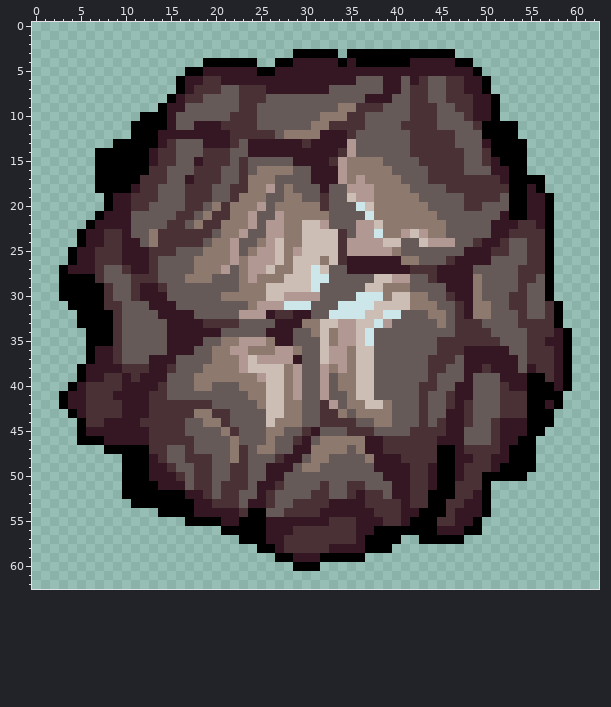
Two states of a pixel-art sprite, Sources/Modules/Yggdrasil/YggdrasilTown/Projectiles/SquamousRollingStone.png. That is the earlier state.
The file is 126x126 pixels, drawn in blocks of 2x2; one block is one cell here.
New version:
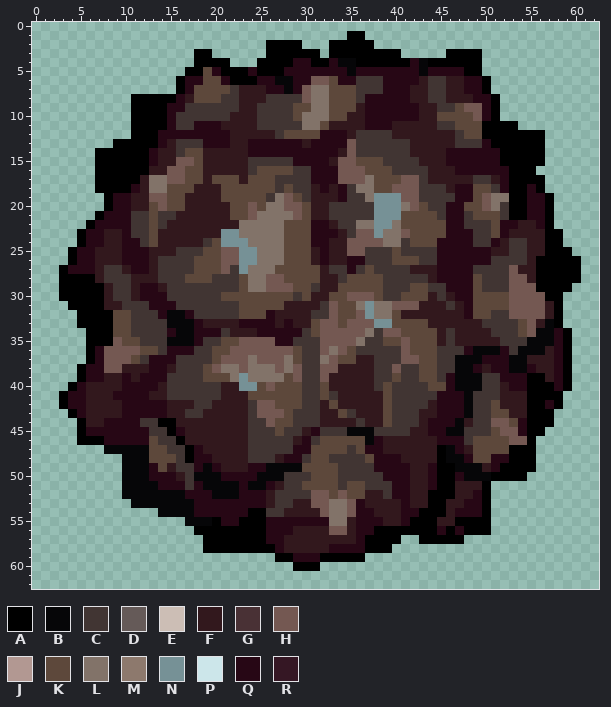
Palette (. is transparent): A #000000  B #060608  C #413533  D #655a58  E #ccbeb5  F #32181d  G #493135  H #745852  J #b29892  K #5d483b  L #827369  M #8d796d  N #769196  P #cce6ea  Q #270715  R #351724
The author wrote: new SquamousRollingStone ball textures.
Changes in this commit:
Changed rows in their new state; - is an unchanged pixel.
first column x 4:
 1 -------------------------------AA------------------------
 2 ----------------------AAAA---AAAAA-----------------------
 3 --------------AA------AAA---.-A------.....-AAA-----------
 4 --------------A---...AA--QQAAQBB------QBAAA--A-----------
 5 ---------------KQAAAQ--AQQQQQQQBQQQQQQQBQQQQA------------
 6 -------------QQKKQAAAQQBBQQHHKQQCCCQQQQFCCFFQQ-----------
 7 -------------QKKKKCFFFQQBQHLLKKKCCCQQQFFCCFFQQ-----------
 8 -------AAAA-QFKKKCCFFFCCCCHLLKKKCQQQQQFFCCFFFQQ----------
 9 -------AAA-QQCCCCCCFFCCCCKKLLKKKFQQQQQQFFCCKHHQ----------
10 -------A---QCCCCCCFFFCCCCKLLLKKFFQQQQQQFFKKKKHQ----------
11 -----------QCCQQQFFFFCCCCCLLKFFFFQQQFFFFFCCKKK-----------
12 ----------QQQQQQQQFFFFFCKKKKQQQFCCCCFFFFFFFCKK----AAA----
13 ----------QFCCCQQQFFQQQQQQFQQQQHCCCCCCFFFFFCCCQ----AA----
14 ---------QFFCKKFFFFFQQQQQQQQQQFHCCCCCCFFFFQQQQQQ---AA----
15 ---------QFFHHKFFFFFCCCCCQQQQFHHKKKCCCCFFFQQQQQQ---AA----
16 ---------FFHHKKFFFFFCKKKKCCQQQHHHKKKCCCCFFFQQQQQQ--A-----
17 --------FLLHHKKFKKKFKKKCCCCQQQHHHLKKKHHCFFFFFCCFQ--------
18 -------QFLLKKKFFFKKKKKKCKCCFQFQCLLKKHHHCCCFQQKKCQ--Q-----
19 -----QQFFHHKKFFFFKKKKKCLHKCFFFQCCLNNNHHCCCCQQKHLL--QQ----
20 -----QQFFKHKKFFFFFKKHKLLHHKFFCCCCCNNNLHKCCQQKKHLC--QQ----
21 ----QQQCCKCCFFFFFFKKHLLLLHKFFCCCCCNNNKKKKCQQCKKKC--QQ----
22 ---QQQQCCKCFFFFFFFFLLLLLKKKQQFCCLLNNLKKKKKQQCCCKQQFFQ----
23 --QQFFQCCKFFFFFFFNNLLLLLKKKQQQFCHHNLLHKKKKQQQCCKQFFFF-A--
24 --QQFFQQCKFFFFFCKNNNLLLLKKKQQFFHHHHLLCKKKQQQQCCQFCCFF-A--
25 -QQFFFQQQFFFCCCKKHHNNLLLKKKFQFFHHCCCKCCCCQQQQQQFFCCFF-AA-
26 -QQFFFQQQFCCCCKKKHHNNLLLKKKFQFFQQCCCKKKCCQQQQQQCCCCFA-AAA
27 QQQFCCFQQFCCCCKKKHCNLLLKKKKKFCCQCKCCCCFFFQQQQCCCCHFFA-AAA
28 ---FCCCFFFCCCKKKCCCKLLHHKKKKFFCKKKKCCCCCFQQQQKCCCHHFA-AAA
29 ----FCCFQQFCCCCCCCCKLLHHHKKCFFKKKKKCCCKKCCQQQKCCCHHHA-AA-
30 ----FCCFQQQCCCCCCKKKKKKKKCKFFKKHHHKCCKKKFCFQQKKKKHHHH-A--
31 ----FFCCCQQQCCCCCCCKKKKKFFFFCHKKLNLLHHHFFFCFQKKKKHHHHF---
32 -----KKCCCQBBQCCCCCKKKQFFFFCCHKKHNLLKFFFFFFFQKKCCHHHHF---
33 -----KKCCCCBBBQFFFFQQQQFQFFKHHKHHHNNKKKKFFFFFFCCCCKHFB---
34 -----KKCCCCQBBQQQCFFFQQQQQCKHHHHHLCHHKKKKFCFFFFCCCKHBBQ--
35 -----HKKCCCBBBQCCKKHHHHQQCCCHHHHLCCKKHKKKFCFFFFFCCCBBBQ--
36 ---QHHHHKKCQQQCCKKHHHHHHHKCCHLHKCCCCCHKKKCCCQBBBQCBBBFQ--
37 ---QHHHKCQQQCCCCKHHHLHHHLKCCLHKKFFCCCHHKKCCBBBQQQBBFFFQ--
38 --QQHHFFFQQFCCCKHLLHLLLHLHCCHHFFFFCCHCCKKCCBBQFQQBBQFFQ--
39 --QQFFQFQQQCCCCKKKLNLLLLKHCCHFFFFFCCKCCKKCQBBBCCQQQ--FQ--
40 -QFFFFQQQQFCCCCCCFFNNKHKKKCCKFFFFFCKCCCCKKQBBBCCFQQ---Q--
41 QQFFFQQQQFFCCCCCCFFFKKKKKKCCKCFFFFFKCCCCCQQQBCCCFFF------
42 QQFFFFQQQQQFFFCCFFFFCHHKKKCCFKFFFFFKCCCCFQQQBCCKFFF--Q---
43 -QFFFFQQQQQFFCCFFFFFCHHHKCCCFFKCFFFKCCCFFQQQBCCKKFF------
44 --FFQQQQCCAAFFFFFFFFCCHKKCCCFFFFCFFKCCCFQQQBFCCHHKQ------
45 --QQQQQQQCCAQFFFFFFFCCCKCCFQCCCBBBCCCCFFQQBBCCCKHHQ------
46 ----QQQQQKCCAFFFFFFFCCCCCFQCKKKKKBQFFFFFFQQQCKKKKHH------
47 ----BBBBBKKCCAQFFFFFCCCCCQQKKKKCKQQFFFFFF-BQFKKKK--------
48 ------BBBKKKCAQQFFFFCCCFQQCKKCCCCKQQQFFFF-BBQKKQQ--------
49 ------BBBQKFCCQBQFFFQQBBBBKKKKCCCCQQQQFFQ--BBBFQ---------
50 ------BBBQQQFCBBBQQQQBBBCCCKKKCCCCCQQQFFQ--QBBB----------
51 ------BBBBQQQCQBBBBQBBQFCCKKKKCKKCCCQQFFQ--FFF-----------
52 ------BBBBBBBQQQBBBQQQFCCCCHHKHKKFFCQQFF---FFQ-----------
53 -------BBBBBBBQQQQQQQQFCCFFHHLLHQFFFFQFF--FFQQ-----------
54 ----------BBBBQQQQQQ--CCFFFFHLLHQQFFFQQ---FQQQ-----------
55 -------------BBB-QQ---QQQQQQQLLFQQQFFQ---FFAA-A----------
56 --------------AAA-----QQQFFFFHHFQQ-------QAQ--A----------
57 ---------------AAAA---QQFFFFFFFFQ------------------------
58 ---------------AAAAAA--QFFFFFQQQQ------------------------
59 -------------------------QQQ-----------------------------
Pixel boxes of the changes (left, top, right, bottom) in both pictures:
changed: (68, 31, 581, 562)
